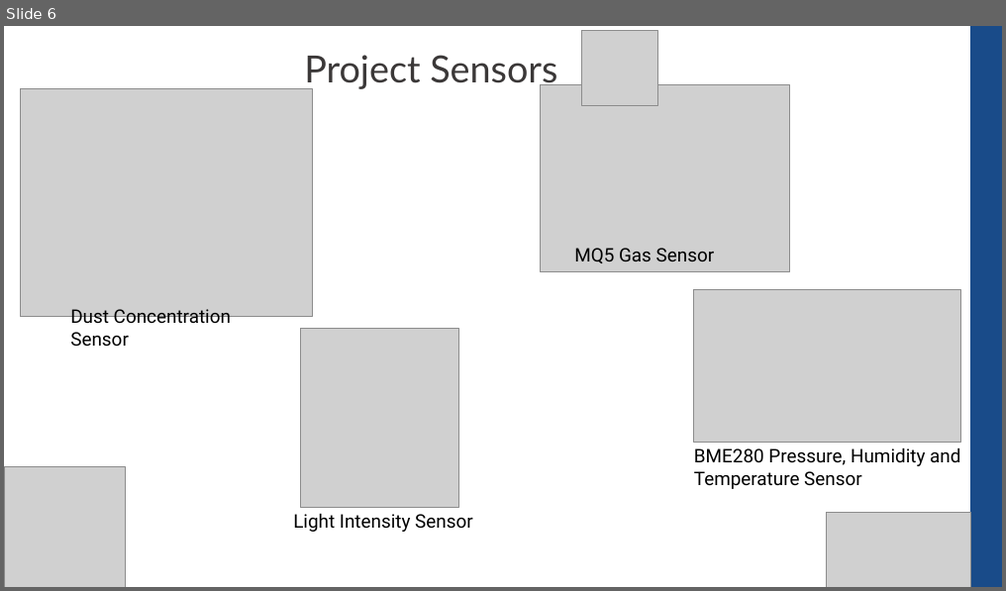
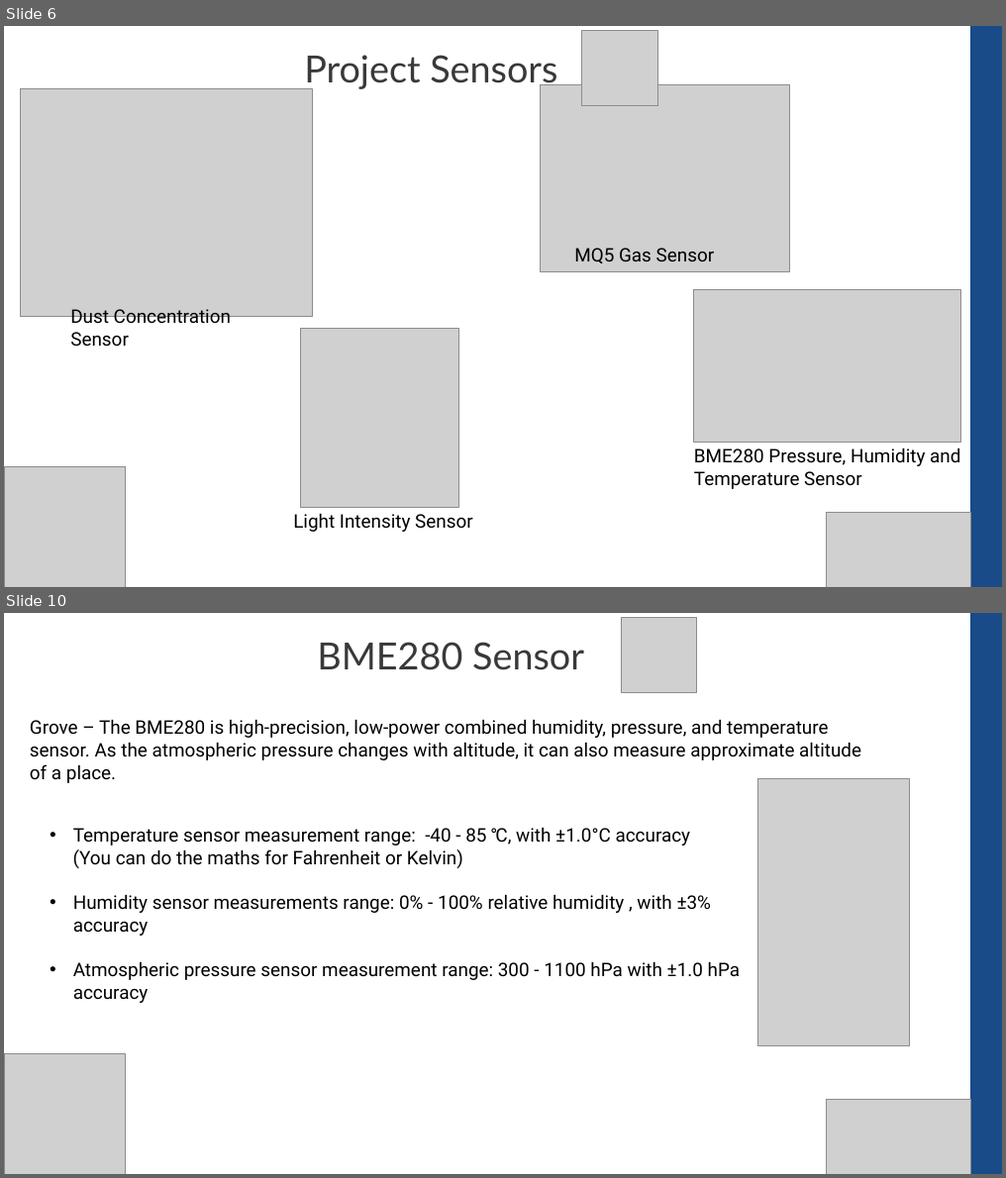
Before and after one commit to CompEng0001/IoT-and-Our-Schools-Environments-for-Education, a slide deck: Lessons/Sensors_101.pptx. Shown one above the other, each under a label of ours: slide 6 before the commit, slides 6 and 10 after it; the slides between them are not shown. The pictures are 1006x591 and 1006x1178 pixels, drawn with LibreOffice and Linux fonts; fonts in the diff are those of the drawing; grey boxes stand for pictures. Boxes give left, top, right and bottom in pixels: in the first picture for what was removed or moved away, otherwise in the second. Text is boxed around its words. In the diff, an @@ line names an element or a change of style, - is before the commit and + after.

```diff
--- a/Lessons/Sensors_101.pptx
+++ b/Lessons/Sensors_101.pptx
@@ slide 10 added at [4,613,1002,1174], background #FFFFFF @@
@@ text added at [317,642,584,670], 36 pt, text #3B3838 @@
+BME280 Sensor
@@ picture added at [621,618,696,693] @@
@@ rectangle added at [971,613,1002,1174], fill #194B89, outline #194B89 1 pt @@
@@ text added at [30,719,861,783], 18 pt, text #000000 @@
+Grove – The BME280 is high-precision, low-power combined humidity, pressure, and temperature sensor. As the atmospheric pressure changes with altitude, it can also measure approximate altitude of a place.
@@ picture added at [757,778,910,1046] @@
@@ text added at [73,827,740,1003], 18 pt, text #000000 @@
+• Temperature sensor measurement range: -40 - 85 ℃, with ±1.0°C accuracy
+(You can do the maths for Fahrenheit or Kelvin)
+• Humidity sensor measurements range: 0% - 100% relative humidity , with ±3% accuracy
+• Atmospheric pressure sensor measurement range: 300 - 1100 hPa with ±1.0 hPa accuracy
@@ picture added at [5,1054,126,1174] @@
@@ picture added at [826,1100,971,1174] @@
```
Also in this commit, not shown: 3 slides changed, 1 other slide added, 1 slide removed.
